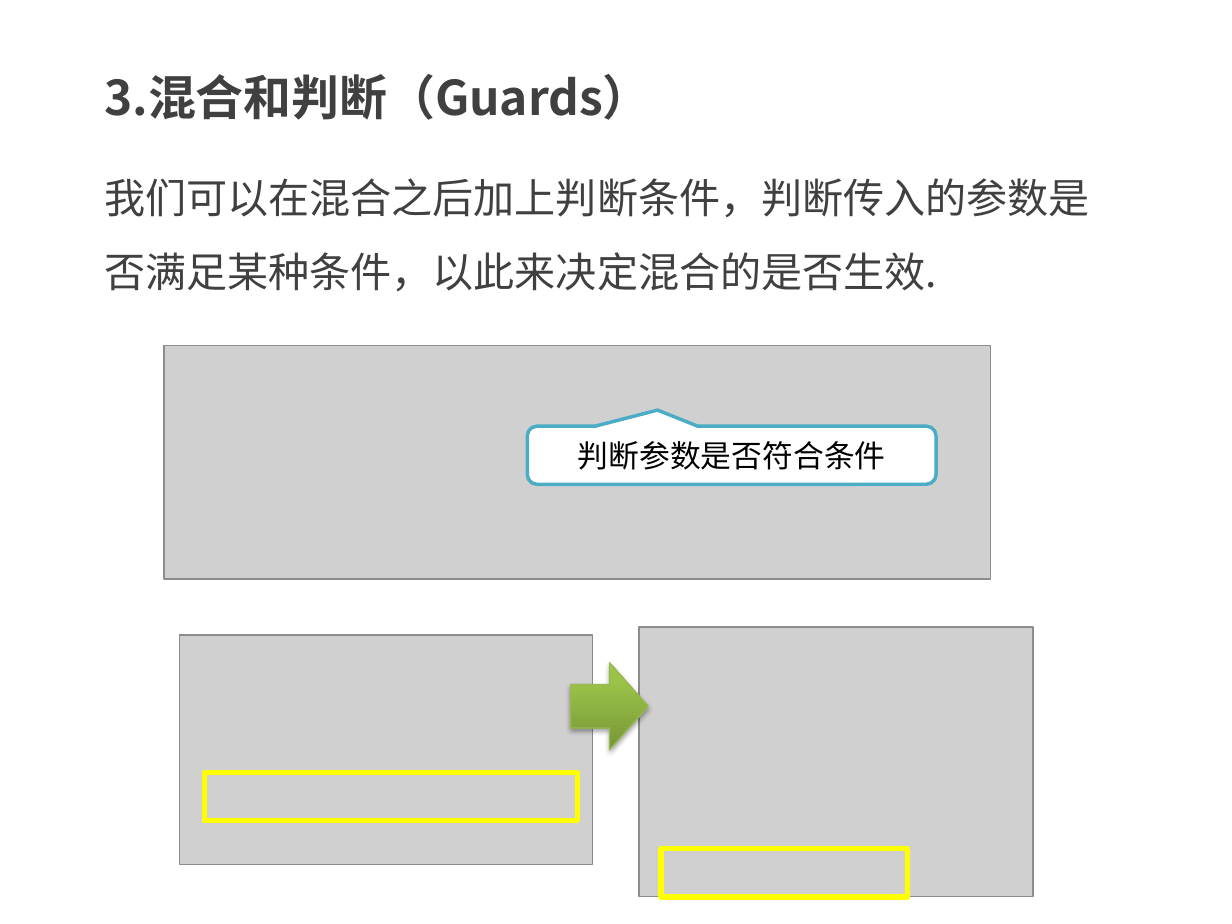
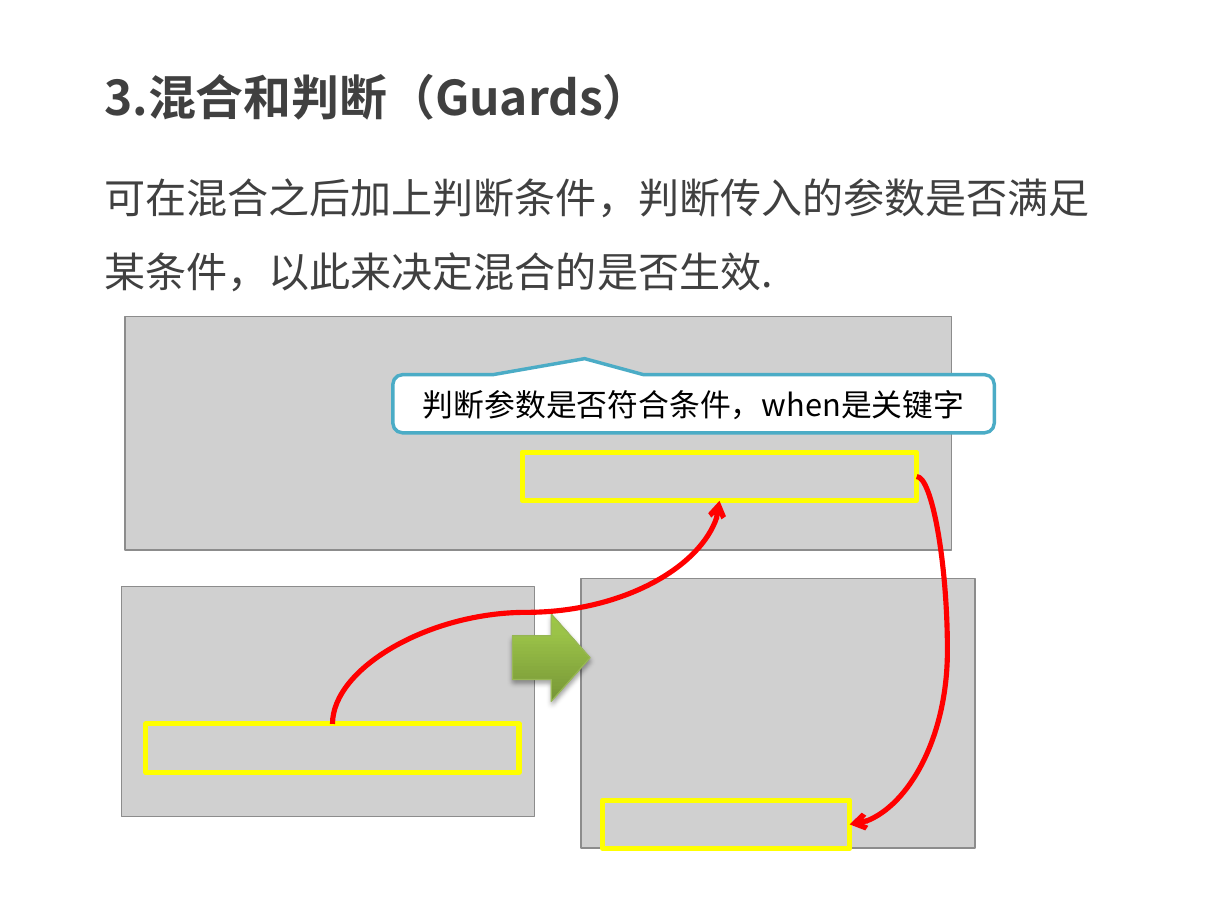
Before and after one commit to kong66/less-class, a slide deck: slide 5 of less-5-混合2.pptx. Drawn at 1232x924 pixels with LibreOffice and Linux fonts; fonts in the diff are those of the drawing; grey boxes stand for pictures. Boxes give left, top, right and bottom in pixels: in the first picture for what was removed or moved away, otherwise in the second. Text is boxed around its words. In the diff, an @@ line names an element or a change of style, - is before the commit and + after.

```diff
--- a/less-5-混合2.pptx
+++ b/less-5-混合2.pptx
@@ text at bbox=[104, 178, 1090, 291]: text changed @@
-我们可以在混合之后加上判断条件，判断传入的参数是否满足某种条件，以此来决定混合的是否生效.
+可在混合之后加上判断条件，判断传入的参数是否满足某条件，以此来决定混合的是否生效.
@@ picture: place and size @@
-picture at bbox=[164, 346, 991, 580]
+picture at bbox=[126, 317, 952, 551]
@@ rounded speech box "判断参数是否符合条件，when是关键字": place and size @@
-rounded speech box "判断参数是否符合条件，when是关键字" at bbox=[527, 426, 936, 484]
+rounded speech box "判断参数是否符合条件，when是关键字" at bbox=[393, 375, 994, 432]
@@ text in rounded speech box at bbox=[423, 390, 964, 419]: text changed @@
-判断参数是否符合条件
+判断参数是否符合条件，when是关键字
@@ rectangle added at bbox=[522, 452, 917, 500], outline #FFFF00 3 pt @@
@@ curved arrow added from (917, 477) to (850, 824), #FF0000 3 pt @@
@@ curved arrow added from (333, 724) to (719, 500), #FF0000 3 pt @@
@@ picture: place and size @@
-picture at bbox=[639, 627, 1034, 897]
+picture at bbox=[582, 578, 976, 848]
@@ right arrow: place and size @@
-right arrow at bbox=[570, 663, 648, 750]
+right arrow at bbox=[513, 614, 590, 701]
@@ 2 rectangles, 1 picture: place and size @@
-2 rectangles, 1 picture at bbox=[180, 634, 908, 897]
+2 rectangles, 1 picture at bbox=[121, 586, 849, 848]
```
Also in this commit, not shown: 8 other slides changed, 8 other files.
